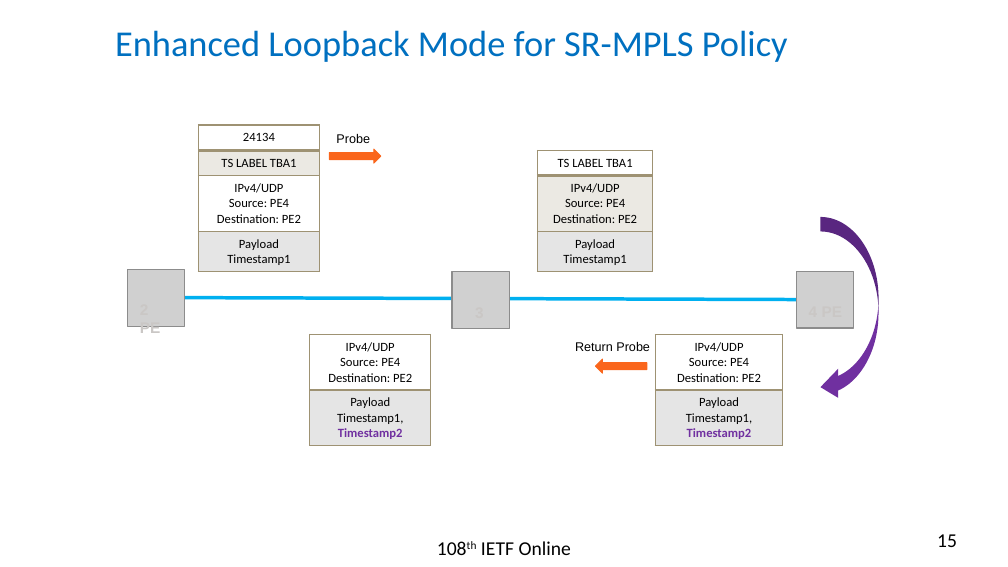
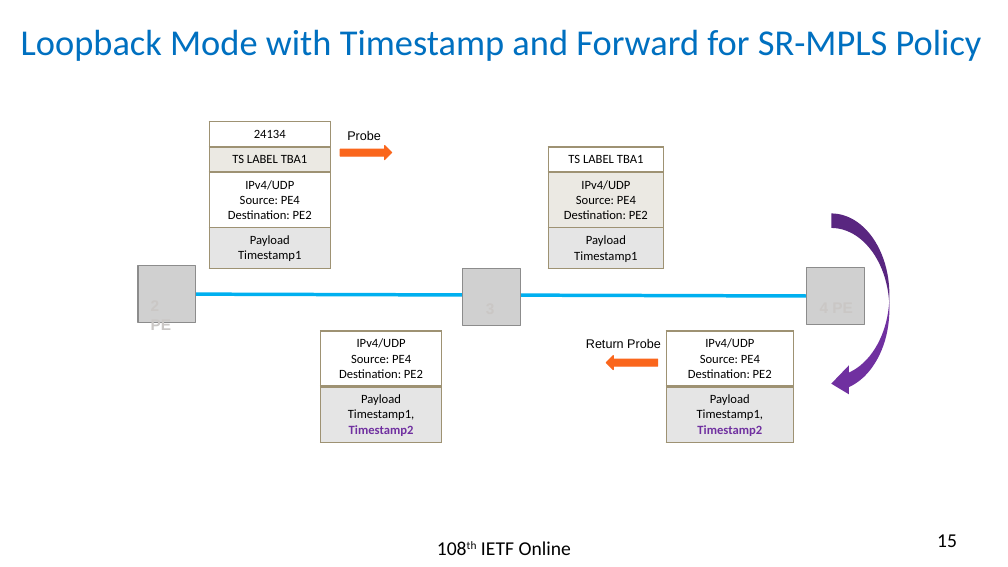
Before and after one commit to rakgandhi/ietf-slides, a slide deck: slide 15 of draft-gandhi-spring-sr-enhanced-plm-02.pptx. Drawn at 1008x567 pixels with LibreOffice and Linux fonts; fonts in the diff are those of the drawing; grey boxes stand for pictures. Boxes give left, top, right and bottom in pixels: in the first picture for what was removed or moved away, otherwise in the second. Text is boxed around its words. In the diff, an @@ line names an element or a change of style, - is before the commit and + after.

```diff
--- a/draft-gandhi-spring-sr-enhanced-plm-02.pptx
+++ b/draft-gandhi-spring-sr-enhanced-plm-02.pptx
@@ title at [21,29,982,61]: text changed @@
-Enhanced Loopback Mode for SR-MPLS Policy
+Loopback Mode with Timestamp and Forward for SR-MPLS Policy
@@ 4 tables, 3 pictures, 3 texts, 2 right arrows, 1 line, 1 curved left arrow: place and size @@
-4 tables, 3 pictures, 3 texts, 2 right arrows, 1 line, 1 curved left arrow at [127,125,879,446]
+4 tables, 3 pictures, 3 texts, 2 right arrows, 1 line, 1 curved left arrow at [138,122,890,442]
```
Also in this commit, not shown: 6 other slides changed, 1 other file.
